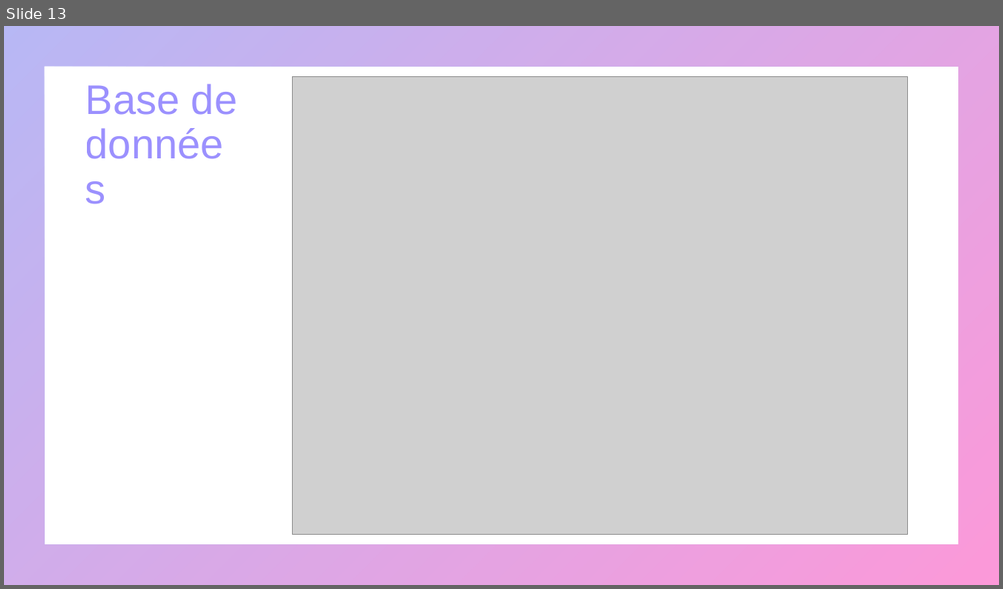
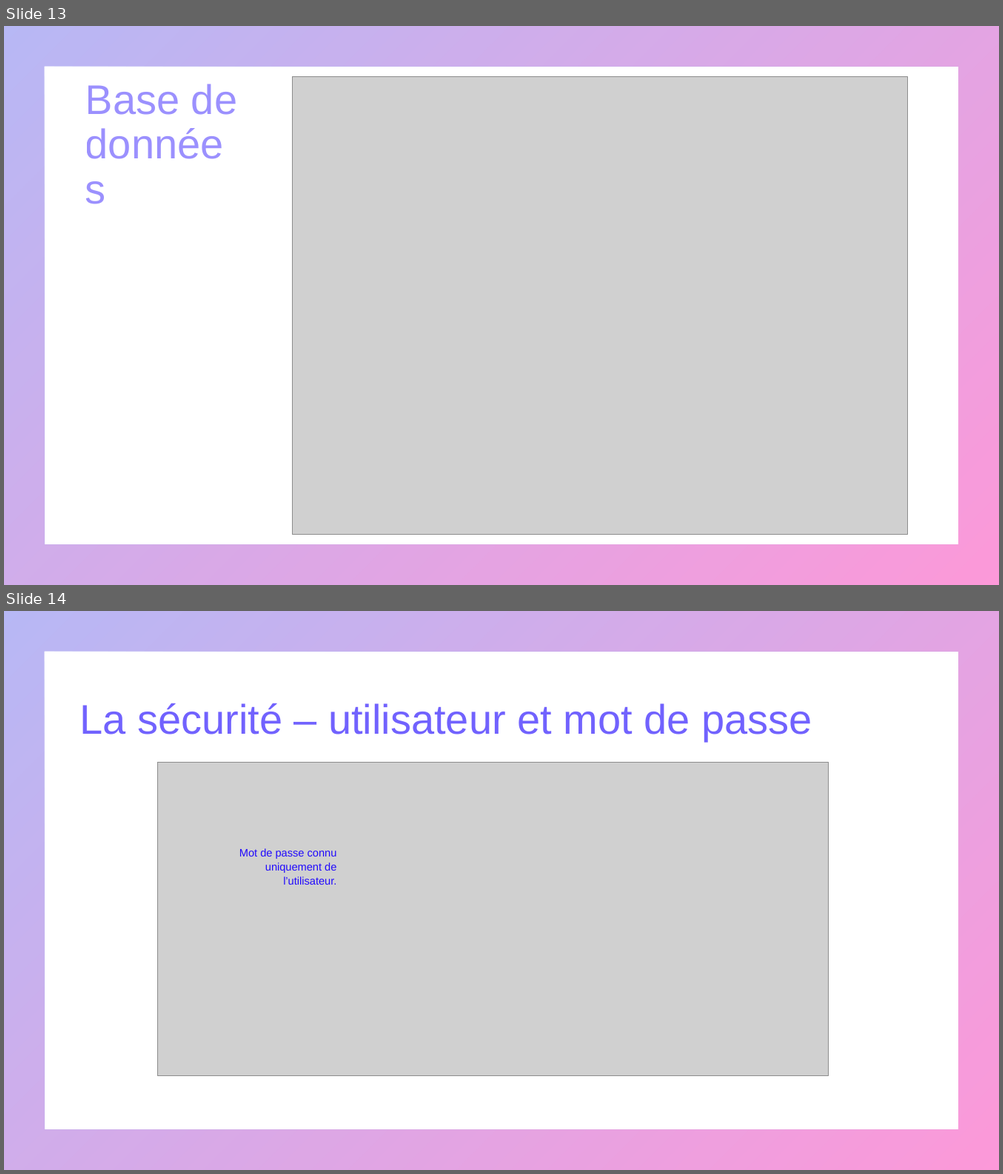
Before and after one commit to mapette/sos_immo_backend, a slide deck: doc/présentation V2.pptx. Shown one above the other, each under a label of ours: slide 13 before the commit, slides 13 and 14 after it. The pictures are 1003x589 and 1003x1174 pixels, drawn with LibreOffice and Linux fonts; fonts in the diff are those of the drawing; grey boxes stand for pictures. Boxes give left, top, right and bottom in pixels: in the first picture for what was removed or moved away, otherwise in the second. Text is boxed around its words. In the diff, an @@ line names an element or a change of style, - is before the commit and + after.

```diff
--- a/doc/présentation V2.pptx
+++ b/doc/présentation V2.pptx
@@ slide 14 added at box(4, 611, 999, 1170), background #FFFFFF; not listed: 1 template element that a slide beside it also shows @@
@@ title added at box(79, 703, 811, 741), 40 pt, text gradient #7162FE to #F900A0 @@
+La sécurité – utilisateur et mot de passe
@@ picture added at box(158, 763, 828, 1076) @@
@@ text added at box(239, 849, 337, 885), 10.5 pt, text #220BFD @@
+Mot de passe connu uniquement de l’utilisateur.
```
Also in this commit, not shown: 13 slides changed, 2 other slides added, 2 slides removed, 8 other files.
